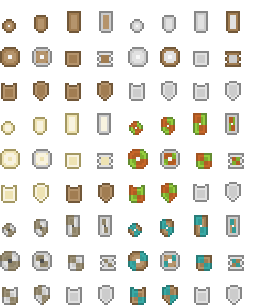
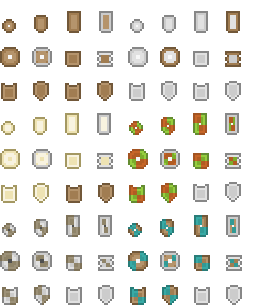
Revision of a layered 256px x 306px image; what changed, layer by layer:
painted on "characters.png copy" over [66, 153, 244, 271]
